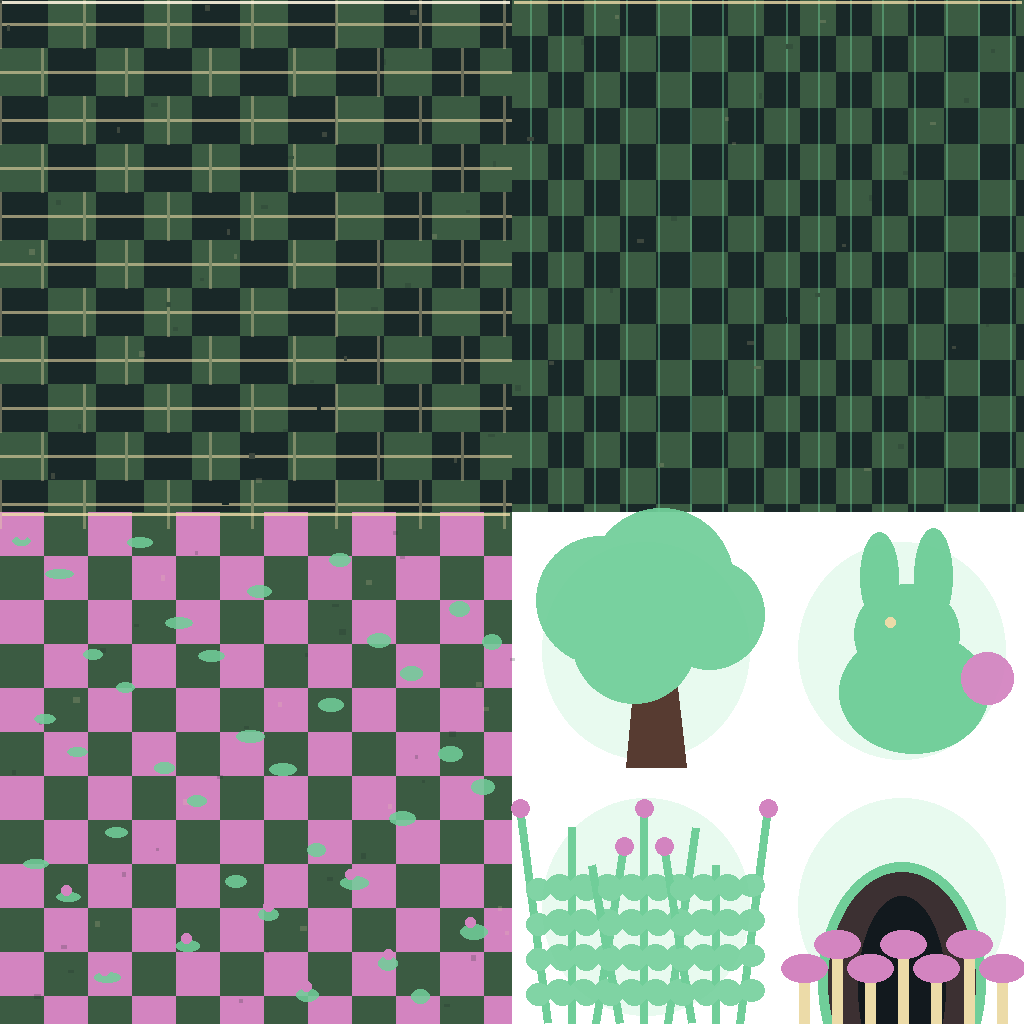
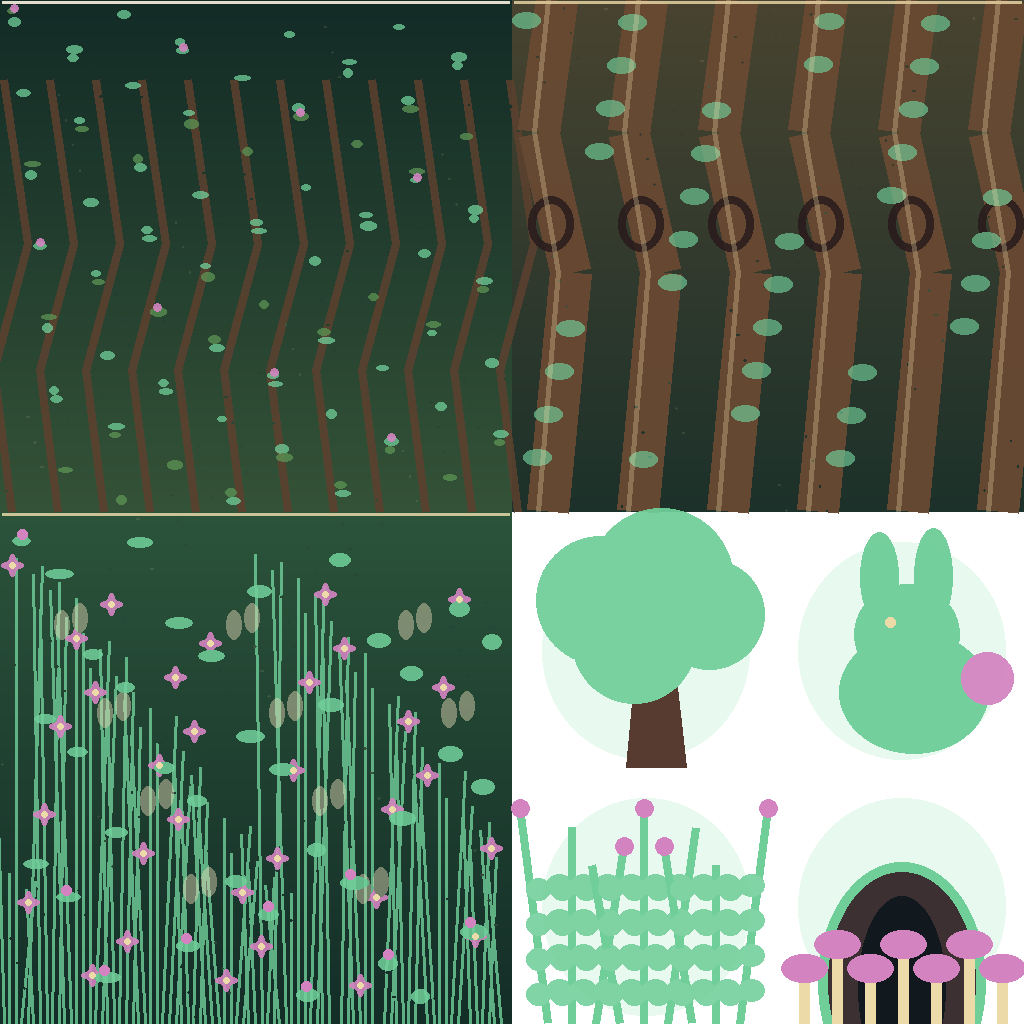
Revision of a layered 1024px x 1024px image; what changed, layer by layer:
painted on "Highlights" over (532, 0, 1011, 512)
painted on "Emissive Details" over (9, 4, 495, 989)
painted on "Stage Motifs" over (1, 8, 1024, 997)
painted on "Surface Detail" over (0, 0, 1024, 1024)
painted on "Base Materials" over (0, 0, 1024, 1024)
